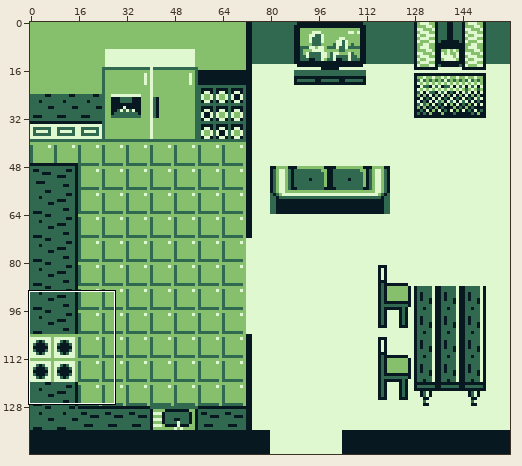
Pixel-art file, stored at assets/backgrounds/home.aseprite. Above, an overview of the earlier version with the close-up marked.
Close-up. The starting point:
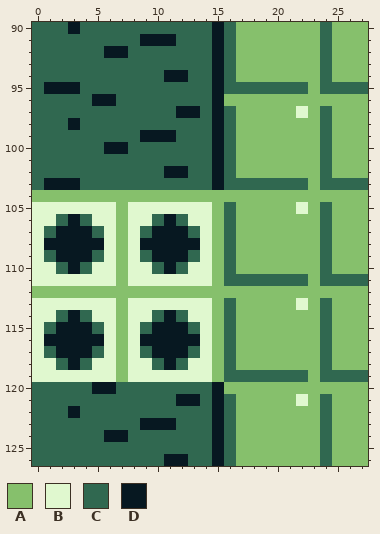
160x144 pixels, 1 frame. Shown: x 0..27, y 90..126.
Palette (. is transparent): A #86c06c  B #e0f8cf  C #306850  D #071821
Pixels before, first column x 0:
 90 CCCDCCCCCCCCCCCDCAAAAAAACAAA
 91 CCCCCCCCCDDDCCCDCAAAAAAACAAA
 92 CCCCCCDDCCCCCCCDCAAAAAAACAAA
 93 CCCCCCCCCCCCCCCDCAAAAAAACAAA
 94 CCCCCCCCCCCDDCCDCAAAAAAACAAA
 95 CDDDCCCCCCCCCCCDCCCCCCCACCCC
 96 CCCCCDDCCCCCCCCDAAAAAAAAAAAA
 97 CCCCCCCCCCCCDDCDCAAAAABACAAA
 98 CCCDCCCCCCCCCCCDCAAAAAAACAAA
 99 CCCCCCCCCDDDCCCDCAAAAAAACAAA
100 CCCCCCDDCCCCCCCDCAAAAAAACAAA
101 CCCCCCCCCCCCCCCDCAAAAAAACAAA
102 CCCCCCCCCCCDDCCDCAAAAAAACAAA
103 CDDDCCCCCCCCCCCDCCCCCCCACCCC
104 AAAAAAAAAAAAAAAAAAAAAAAAAAAA
105 BBBBBBBABBBBBBBACAAAAABACAAA
106 BBCDCBBABBCDCBBACAAAAAAACAAA
107 BCDDDCBABCDDDCBACAAAAAAACAAA
108 BDDDDDBABDDDDDBACAAAAAAACAAA
109 BCDDDCBABCDDDCBACAAAAAAACAAA
110 BBCDCBBABBCDCBBACAAAAAAACAAA
111 BBBBBBBABBBBBBBACCCCCCCACCCC
112 AAAAAAAAAAAAAAAAAAAAAAAAAAAA
113 BBBBBBBABBBBBBBACAAAAABACAAA
114 BBCDCBBABBCDCBBACAAAAAAACAAA
115 BCDDDCBABCDDDCBACAAAAAAACAAA
116 BDDDDDBABDDDDDBACAAAAAAACAAA
117 BCDDDCBABCDDDCBACAAAAAAACAAA
118 BBCDCBBABBCDCBBACAAAAAAACAAA
119 BBBBBBBABBBBBBBACCCCCCCACCCC
120 CCCCCDDCCCCCCCCDAAAAAAAAAAAA
121 CCCCCCCCCCCCDDCDCAAAAABACAAA
122 CCCDCCCCCCCCCCCDCAAAAAAACAAA
123 CCCCCCCCCDDDCCCDCAAAAAAACAAA
124 CCCCCCDDCCCCCCCDCAAAAAAACAAA
125 CCCCCCCCCCCCCCCDCAAAAAAACAAA
126 CCCCCCCCCCCDDCCDCAAAAAAACAAA
The same view after the edit:
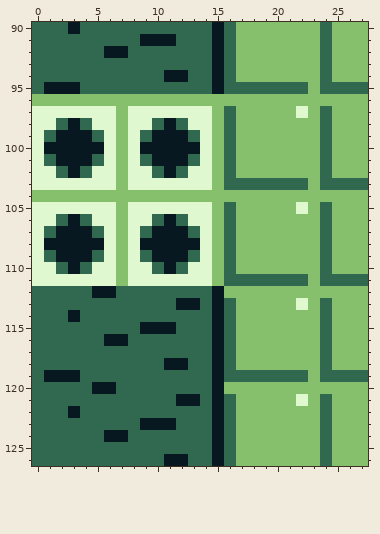
Changes in this commit:
The edit turns colour C into colour A in row 96 at x 0 to 4 and 7 to 14; in rows 97 to 99 at x 7; in rows 101 to 103 at x 7.
The edit turns colour D into colour A in row 96 at x 5 to 6 and 15; in rows 97 to 99 at x 15; in row 100 at x 7 and 15; in rows 101 to 103 at x 15.
The edit turns colour C into colour B in row 97 at x 0 to 6, 8 to 11 and 14; in row 98 at x 0 to 1, 5 to 6, 8 to 9 and 13 to 14; in row 99 at x 0, 6, 8 and 14; in row 100 at x 0, 8 and 14; in row 101 at x 0, 6, 8 and 14; in row 102 at x 0 to 1, 5 to 6, 8 to 9 and 13 to 14.
The edit turns colour C into colour B in row 103 at x 0, 4 to 6 and 8 to 14.
The edit turns colour D into colour B in row 97 at x 12 to 13; in row 100 at x 6; in row 103 at x 1 to 3.
The edit turns colour A into colour C in row 112 at x 0 to 4 and 7 to 14; in rows 113 to 115 at x 7; in rows 117 to 119 at x 7.
The edit turns colour B into colour C in row 113 at x 0 to 6, 8 to 11 and 14; in row 114 at x 0 to 1, 5 to 6, 8 to 9 and 13 to 14; in row 115 at x 0, 6, 8 and 14; in row 116 at x 0, 8 and 14; in row 117 at x 0, 6, 8 and 14; in row 118 at x 0 to 1, 5 to 6, 8 to 9 and 13 to 14.
The edit turns colour B into colour C in row 119 at x 0, 4 to 6 and 8 to 14.
The edit turns colour D into colour C in row 99 at x 9; in row 102 at x 12; in row 114 at x 11; in row 115 at x 2 to 4 and 12; in row 116 at x 1 to 5 and 9 to 13; in row 117 at x 2 to 4 and 10 to 12.
The edit turns colour D into colour C in row 118 at x 3.
The edit turns colour A into colour D in row 112 at x 5 to 6 and 15; in rows 113 to 115 at x 15; in row 116 at x 7 and 15; in rows 117 to 119 at x 15.
The edit turns colour B into colour D in row 113 at x 12 to 13; in row 116 at x 6; in row 119 at x 1 to 3.
The edit turns colour C into colour D in row 98 at x 11; in row 99 at x 2 to 4 and 12; in row 100 at x 1 to 5 and 9 to 13; in row 101 at x 2 to 4 and 10 to 12; in row 102 at x 3; in row 115 at x 9.
The edit turns colour C into colour D in row 118 at x 12.
Changed places in both close-ups, as pixel boxes (x1, y1, x2, y2):
changed: (32, 94, 224, 190)
changed: (32, 286, 224, 382)
